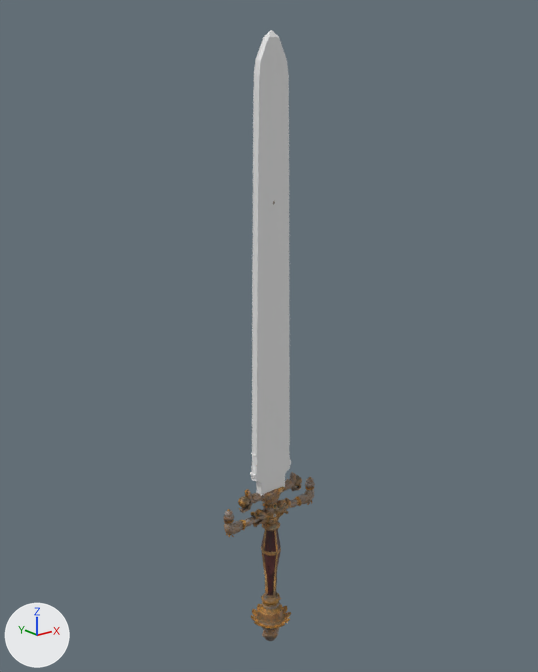
What one commit did to the Blender file PDN Prepped Files/Sword of Night and Flame/Textures, blend, glb/wa_pd_sonaf.blend.
Rendered twice from a 50 mm camera at (-68.2, -84.8, 71.5) aimed at (0.9, 1.6, 37.0). Every picture has the same lights, and +X, +Y and +Z are marked at lower left.

Objects in the first picture: 'SonafEFF', 'SwordofNightandFlame'.
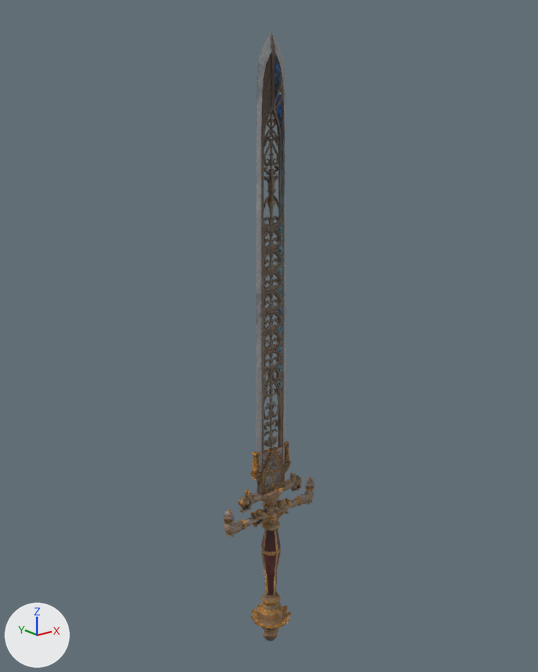
The change, as a list of edits to the scene's bpy script:
```text
Change ob_sonafeff:
    add ob_sonafeff.hide_set(True)
```

Where the change shows, as pixel boxes [x1, y1, x2, y2] in the pictures (538 x 672 px):
'SonafEFF', hidden: before [250, 30, 291, 496]
'SwordofNightandFlame', unchanged, uncovered by the edit: before [223, 201, 315, 641]; after [223, 32, 315, 641]
